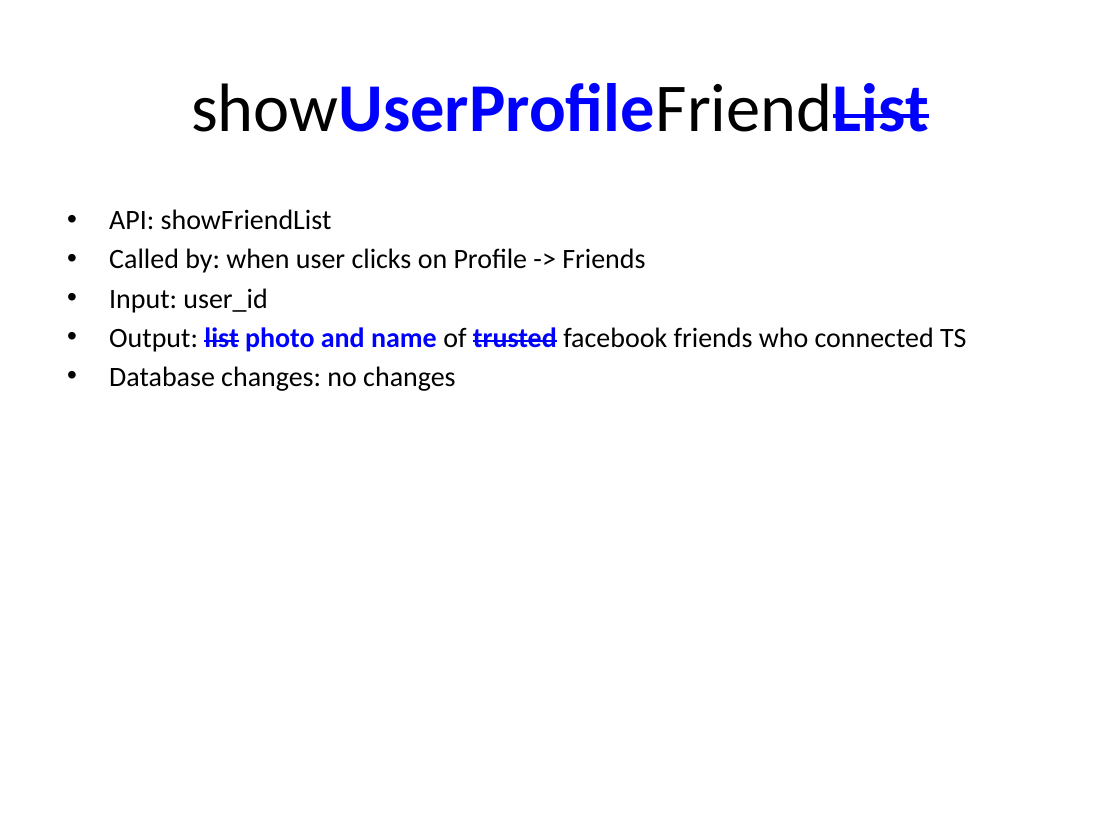
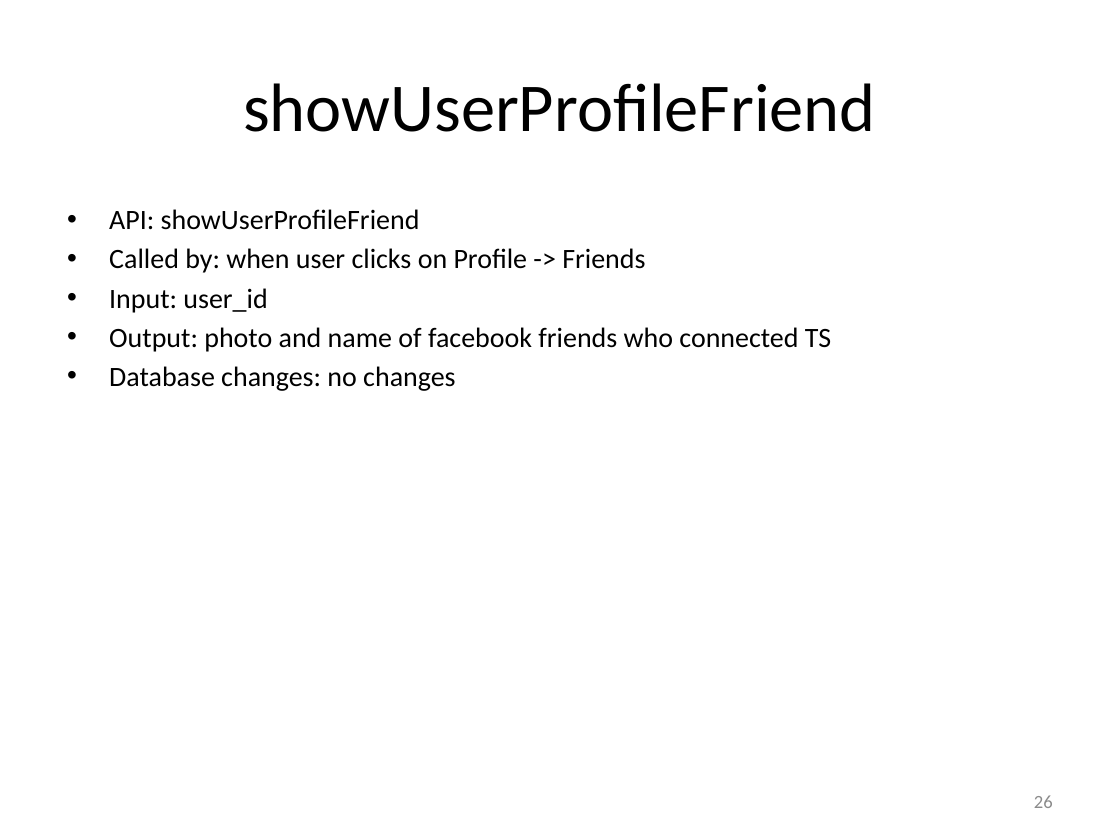
Before and after one commit to catalonia/mob, a slide deck: slide 26 of ws/WS Design Docs/API_Listing.pptx (slide 28 before the commit). Drawn at 1120x840 pixels with LibreOffice and Linux fonts; fonts in the diff are those of the drawing. Boxes give left, top, right and bottom in pixels: in the first picture for what was removed or moved away, otherwise in the second. Text is boxed around its words. In the diff, an @@ line names an element or a change of style, - is before the commit and + after.

```diff
--- a/ws/WS Design Docs/API_Listing.pptx
+++ b/ws/WS Design Docs/API_Listing.pptx
@@ title at (243, 83, 876, 132): text changed; text colour #0000FF to #000000; bold off @@
-showUserProfileFriendList
+showUserProfileFriend
@@ text at (109, 209, 420, 230): text changed @@
-• API: showFriendList
+• API: showUserProfileFriend
@@ text at (109, 327, 831, 352): text changed @@
-• Output: list photo and name of trusted facebook friends who connected TS
+• Output: photo and name of facebook friends who connected TS
@@ page number added at (1034, 795, 1053, 808), 12 pt, text #8C8C8C @@
+26
```
Also in this commit, not shown: 29 other slides changed, 7 slides added, 2 slides removed.
